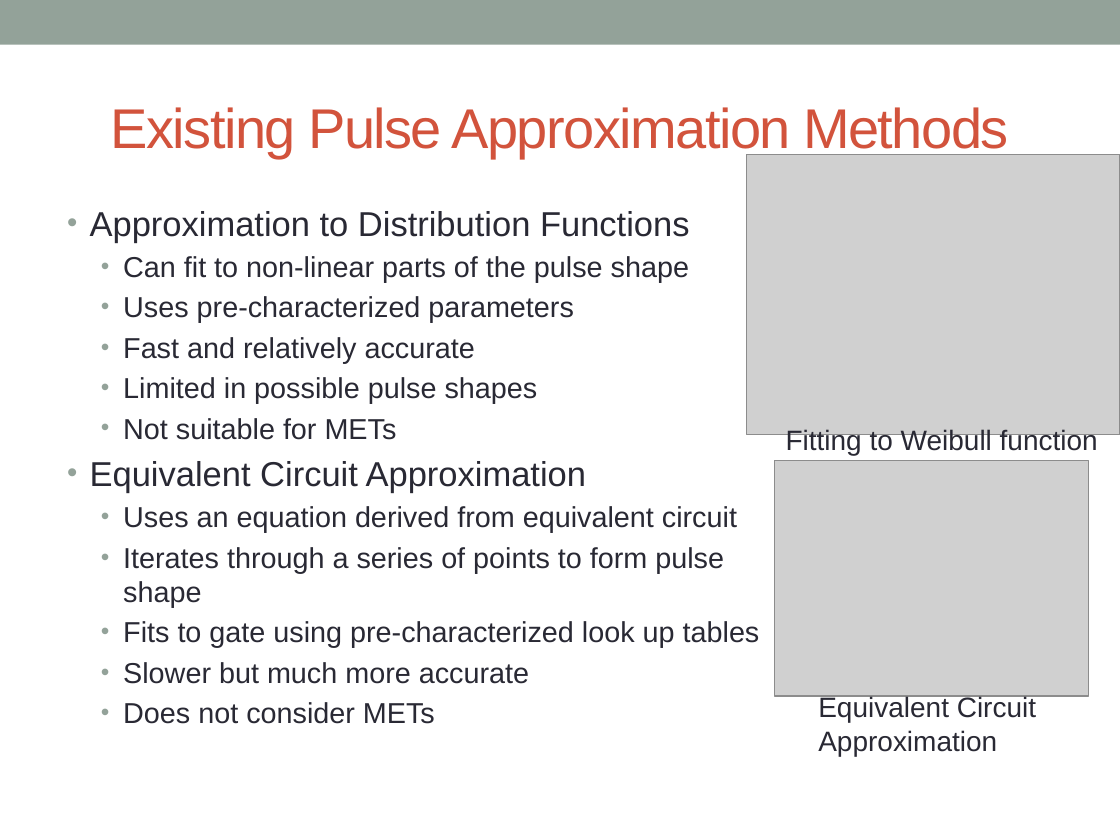
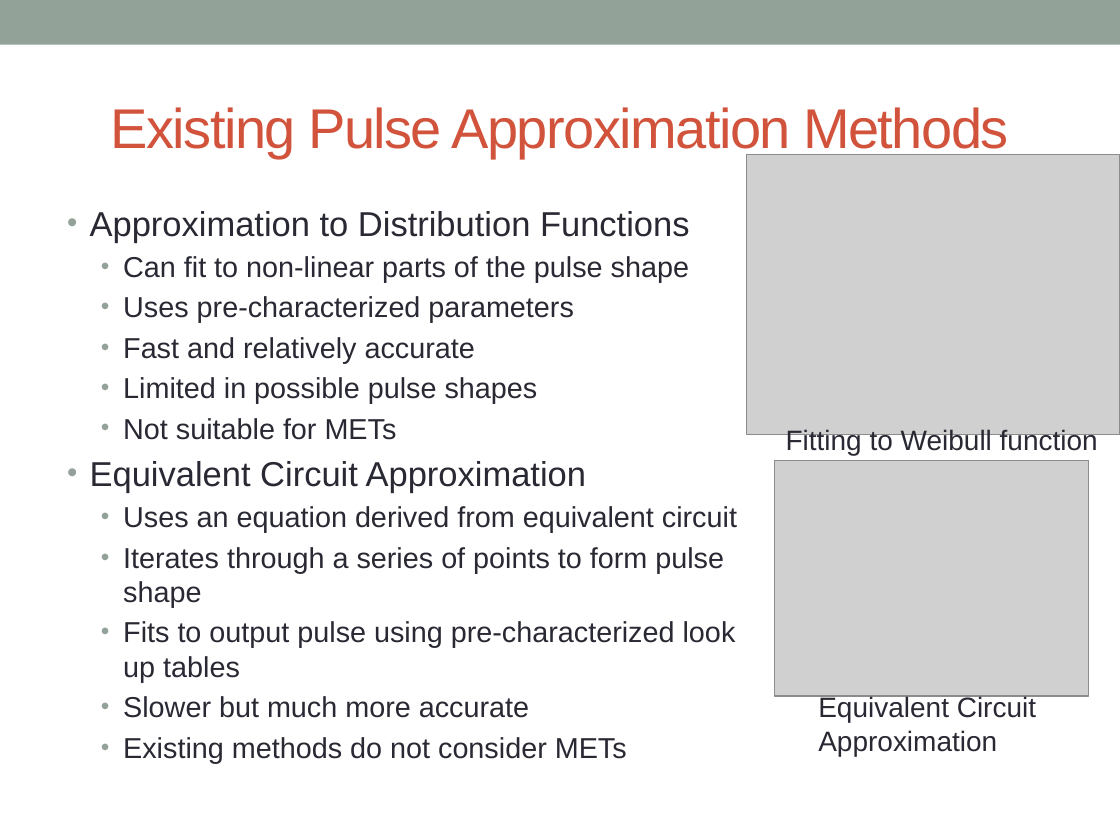
Before and after one commit to acwatkins88/Fast_SET, a slide deck: slide 27 of Dissertation/Dissertation Proposal/Dissertation Proposal.pptx. Drawn at 1120x840 pixels with LibreOffice and Linux fonts; fonts in the diff are those of the drawing; grey boxes stand for pictures; background and template pictures are left out. Boxes give left, top, right and bottom in pixels: in the first picture for what was removed or moved away, otherwise in the second. Text is boxed around its words. In the diff, an @@ line names an element or a change of style, - is before the commit and + after.

```diff
--- a/Dissertation/Dissertation Proposal/Dissertation Proposal.pptx
+++ b/Dissertation/Dissertation Proposal/Dissertation Proposal.pptx
@@ text at (x1=123, y1=621, x2=736, y2=682): text changed @@
-  • Fits to gate using pre-characterized look up tables
+  • Fits to output pulse using pre-characterized look up tables
@@ text at (x1=123, y1=737, x2=627, y2=763): text changed @@
-  • Does not consider METs
+  • Existing methods do not consider METs
```
Also in this commit, not shown: 17 other slides changed, 18 other files.
